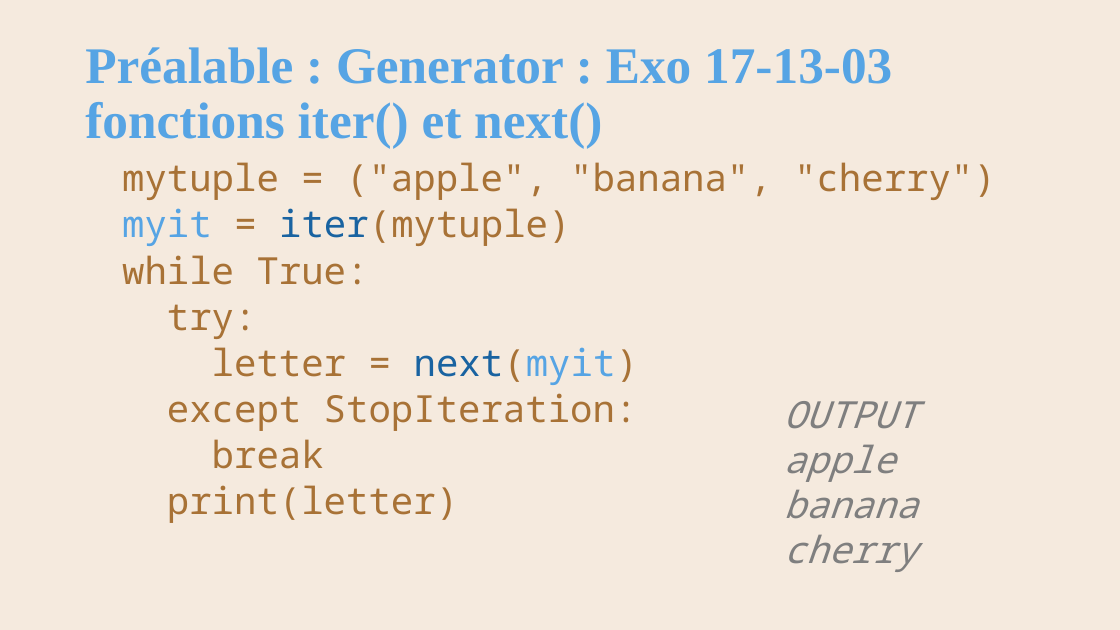
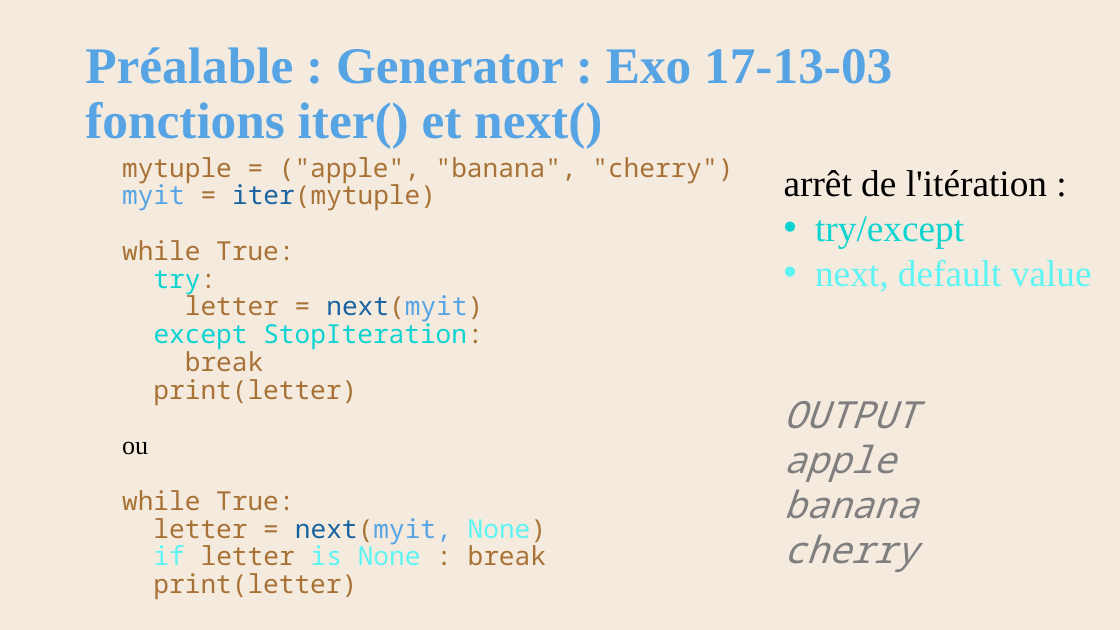
Before and after one commit to AlainWafflard/4IPO3, a slide deck: slide 29 of 17-POO-design-pattern/syllabus_17.pptx. Drawn at 1120x630 pixels with LibreOffice and Linux fonts; fonts in the diff are those of the drawing; background and template pictures are left out. Boxes give left, top, right and bottom in pixels: in the first picture for what was removed or moved away, otherwise in the second. Text is boxed around its words. In the diff, an @@ line names an element or a change of style, - is before the commit and + after.

```diff
--- a/17-POO-design-pattern/syllabus_17.pptx
+++ b/17-POO-design-pattern/syllabus_17.pptx
@@ text at (122,157,733,406): size 32 to 22.4 pt in "mytuple = ("apple", "banana", "cherry")", "myit = iter(mytuple)", "while True:", "try:" and 4 more places; text colour #A87236 to #0DD3D1 in "try:", "except StopIteration:"; line spacing 0.9 to 0.7 @@
@@ text added at (784,170,1092,292), 32 pt, text #000000 @@
+arrêt de l'itération :
+• try/except
+• next, default value
@@ text at (122,441,547,600): paragraphs added @@
+  ou
+  while True:
+  letter = next(myit, None)
+  if letter is None : break
+  print(letter)
```
Also in this commit, not shown: 3 other slides changed, 6 slides added, 1 slide removed, 3 other files.
